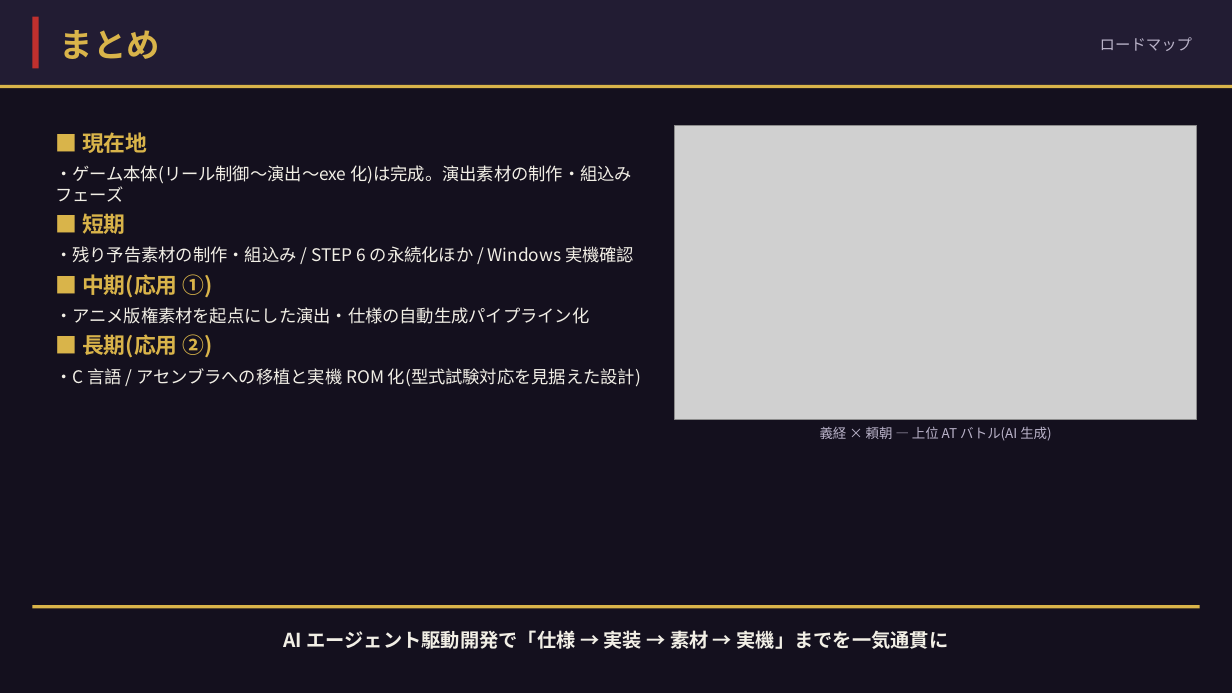
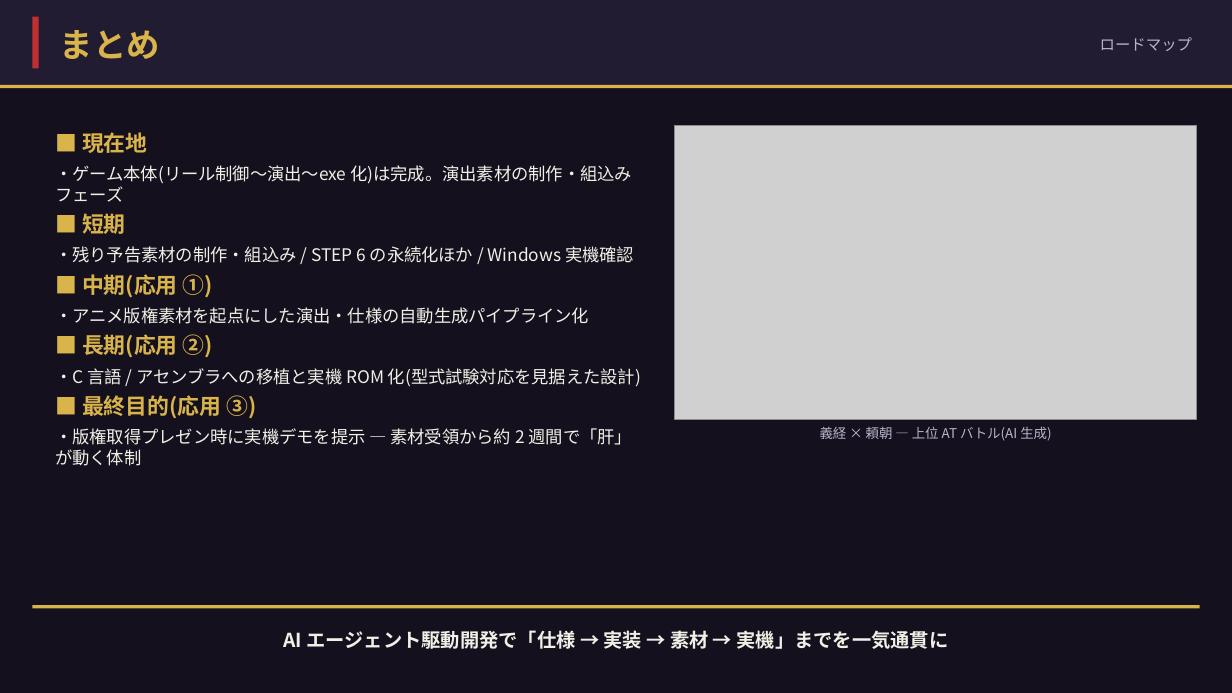
Before and after one commit to t-asaga1/cloud-agent-slot, a slide deck: slide 11 of docs/presentation/スロットアプリ開発.pptx (slide 10 before the commit). Drawn at 1232x693 pixels with LibreOffice and Linux fonts; fonts in the diff are those of the drawing; grey boxes stand for pictures. Boxes give left, top, right and bottom in pixels: in the first picture for what was removed or moved away, otherwise in the second. Text is boxed around its words. In the diff, an @@ line names an element or a change of style, - is before the commit and + after.

```diff
--- a/docs/presentation/スロットアプリ開発.pptx
+++ b/docs/presentation/スロットアプリ開発.pptx
@@ text at (x1=55, y1=395, x2=632, y2=466): paragraphs added @@
+■ 最終目的(応用 ③)
+・版権取得プレゼン時に実機デモを提示 — 素材受領から約 2 週間で「肝」が動く体制
```
Also in this commit, not shown: 1 slide added, 1 other file.
